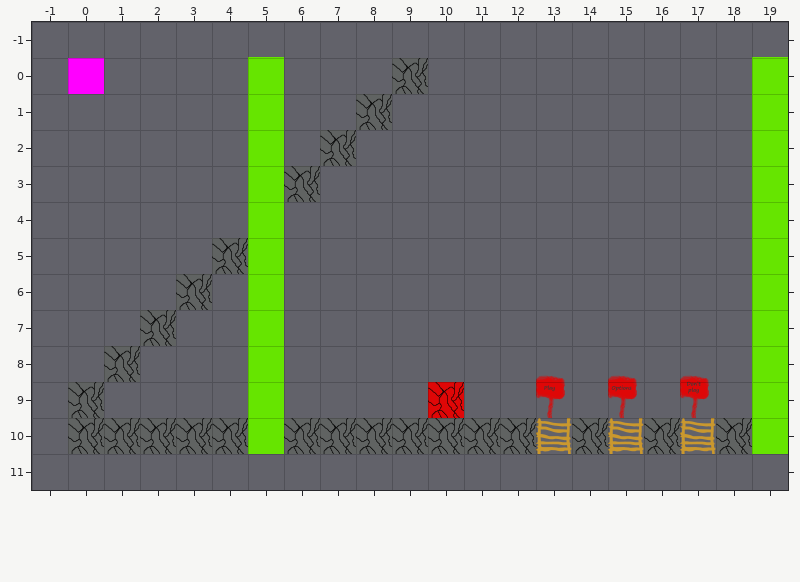
Tiled map -- Assets/Resources/Map/Maps01.tmx. Above, as it was before the edit.
Cells are 500x500 px. Shown: x -1..19, y -1..11.
The same view after the edit:
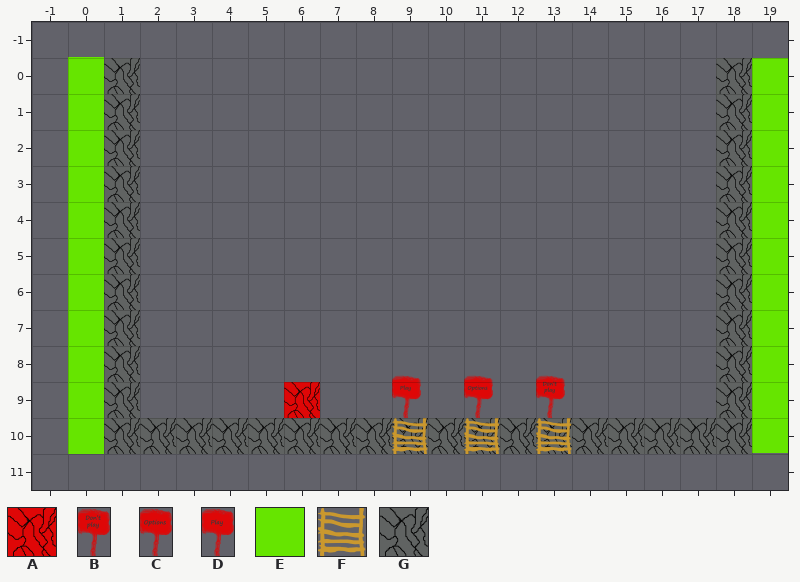
Key: from "QABoxObjects": A 0 "Spawner", B 1 "Panel_DontPlay", C 2 "Panel_Options", D 3 "Panel_Play", E 4 "CamLock", F 5 "Ladder"; from "QABoxTiles": G 0 "Block".
_ is an empty cell.
Objects are placed by their top-left corner, in cells (3,4 is the top-left corner of cell 3,4); size is 1x1 cell unless given.
Tiles replaced or removed in this view: G.
Change:
Changed rows in their new state; . is an unchanged cell.
Layer "Ground":
first column x 0:
 0 GG......._........G.
 1 .G......_.........G.
 2 .G....._..........G.
 3 .G...._...........G.
 4 .G..._............G.
 5 .G.._.............G.
 6 .G._..............G.
 7 .G_...............G.
 8 ..................G.
 9 _G................G.
10 _............G.G.G._
Layer "Objects":
changed: A "Spawner" at 10,9 -> A "Spawner" at 6,9
changed: D "Panel_Play" at 13,8.8 size 0.8x1.2 -> D "Panel_Play" at 9,8.8 size 0.8x1.2
changed: C "Panel_Options" at 15,8.8 size 0.8x1.2 -> C "Panel_Options" at 11,8.8 size 0.8x1.2
changed: B "Panel_DontPlay" at 17,8.8 size 0.8x1.2 -> B "Panel_DontPlay" at 13,8.8 size 0.8x1.2
changed: F "Ladder" at 15,10 -> F "Ladder" at 11,10
added: F "Ladder" at 9,10
removed: F "Ladder" at 17,10
Layer "CamLock":
added: E "CamLock" at 19,0 size 1x11
added: E "CamLock" at 0,0 size 1x11
removed: E "CamLock" at 19,0 size 1x11
removed: E "CamLock" at 5,0 size 1x11
Changed places in both pictures, as pixel boxes (x1, y1, x2, y2):
changed: (68, 58, 500, 454)
changed: (680, 58, 788, 454)
changed: (536, 381, 572, 454)
changed: (608, 375, 644, 454)
